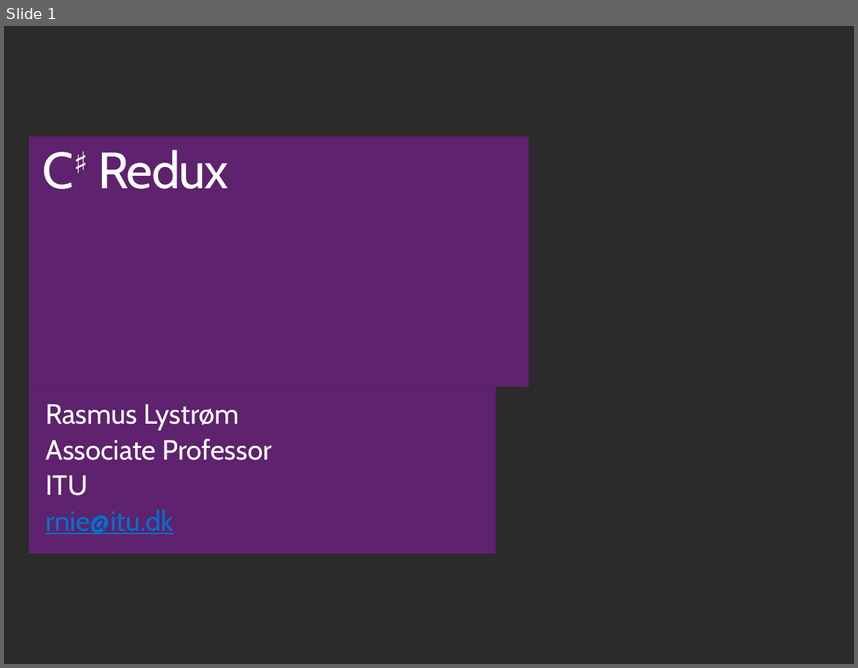
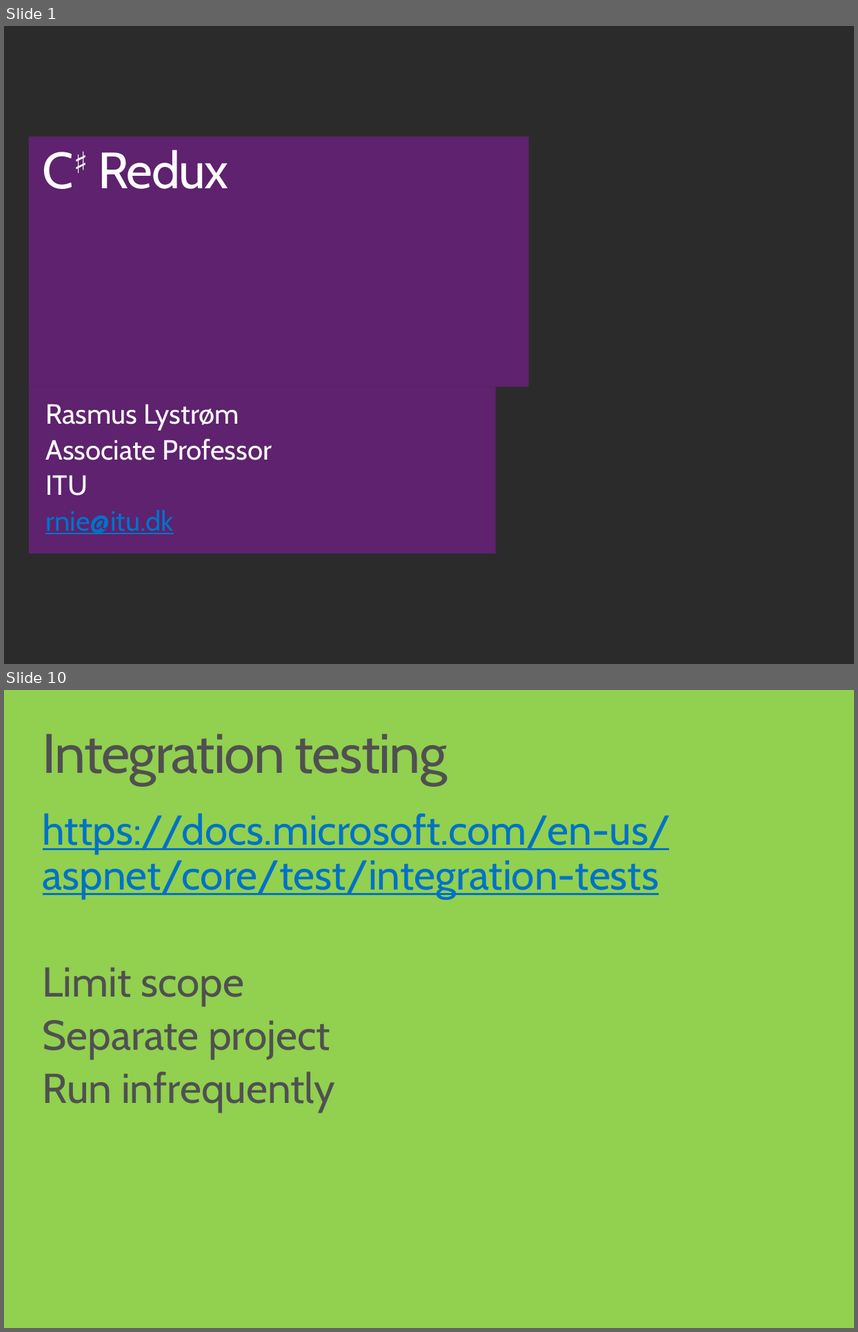
Before and after one commit to ondfisk/BDSA2018, a slide deck: Slides/Lecture11 - CSharp Redux.pptx. Shown one above the other, each under a label of ours: slide 1 before the commit, slides 1 and 10 after it; the slides between them are not shown. The pictures are 858x668 and 858x1332 pixels, drawn with LibreOffice and Linux fonts; fonts in the diff are those of the drawing; background and template pictures are left out; a plain dark background stands for a picture behind light text. Boxes give left, top, right and bottom in pixels: in the first picture for what was removed or moved away, otherwise in the second. Text is boxed around its words. In the diff, an @@ line names an element or a change of style, - is before the commit and + after.

```diff
--- a/Slides/Lecture11 - CSharp Redux.pptx
+++ b/Slides/Lecture11 - CSharp Redux.pptx
@@ slide 10 added at box(4, 690, 854, 1328), background #92D050 @@
@@ title added at box(42, 733, 447, 785), 48 pt, text #505050 @@
+Integration testing
@@ text added at box(43, 813, 671, 1112), 36 pt, text #0072C6, underline @@
+https://docs.microsoft.com/en-us/aspnet/core/test/integration-tests
+Limit scope
+Separate project
+Run infrequently
```
Also in this commit, not shown: 9 other slides added, 1 slide removed, 52 other files.
